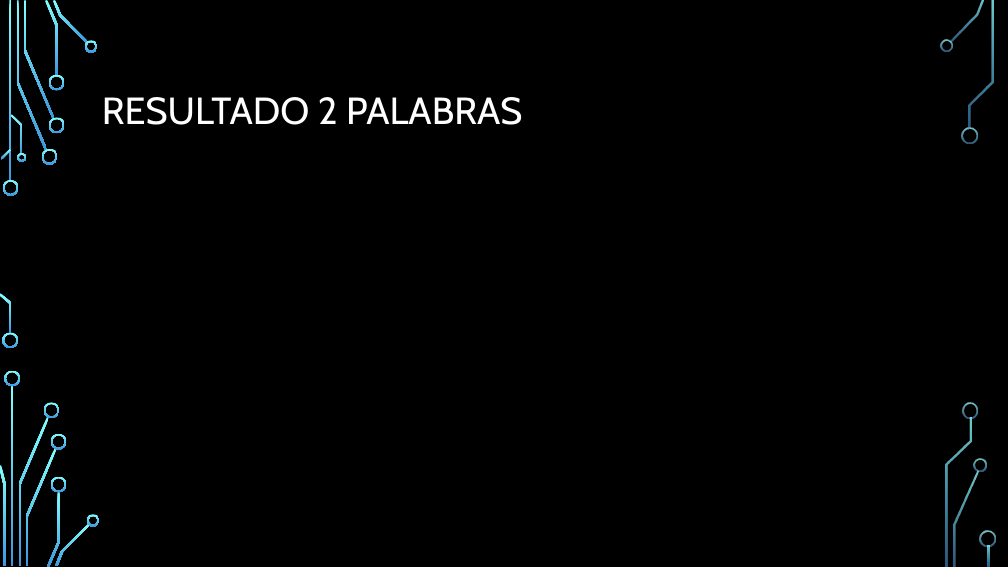
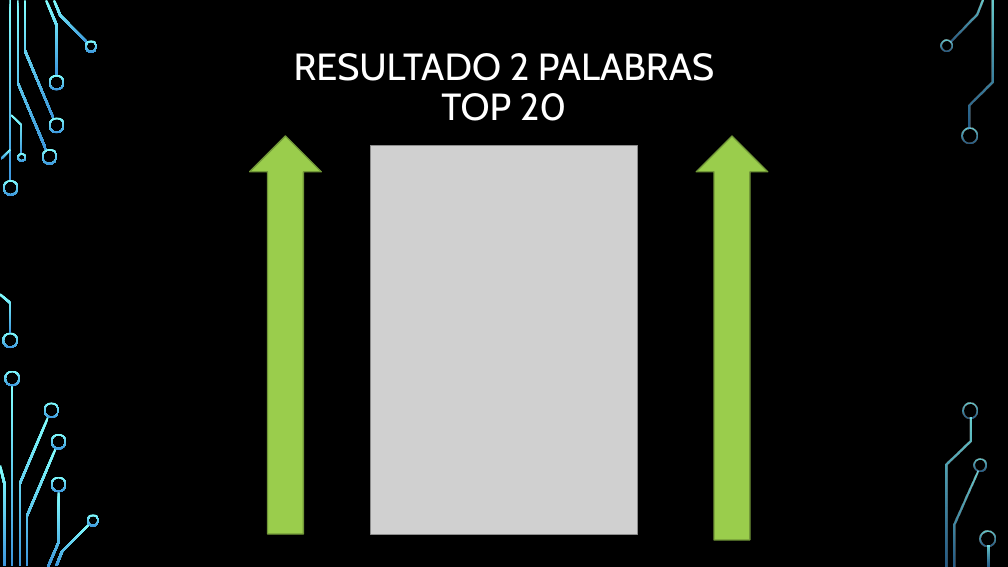
Before and after one commit to Salgado93/Hadoop_WordCount, a slide deck: slide 10 of Presentacion.pptx (slide 7 before the commit). Drawn at 1008x567 pixels with LibreOffice and Linux fonts; fonts in the diff are those of the drawing; grey boxes stand for pictures; background and template pictures are left out. Boxes give left, top, right and bottom in pixels: in the first picture for what was removed or moved away, otherwise in the second. Text is boxed around its words. In the diff, an @@ line names an element or a change of style, - is before the commit and + after.

```diff
--- a/Presentacion.pptx
+++ b/Presentacion.pptx
@@ title at (294,53,714,121): text changed @@
-RESULTADO 2 PALABRAS
+RESULTADO 2 PALABRAS
+TOP 20
@@ down arrow added at (250,136,321,535), fill #9ACD4C, outline #729838 1.25 pt @@
@@ picture added at (371,146,638,535) @@
@@ down arrow added at (696,136,768,540), fill #9ACD4C, outline #729838 1.25 pt @@
```
Also in this commit, not shown: 5 other slides changed, 5 slides added.
